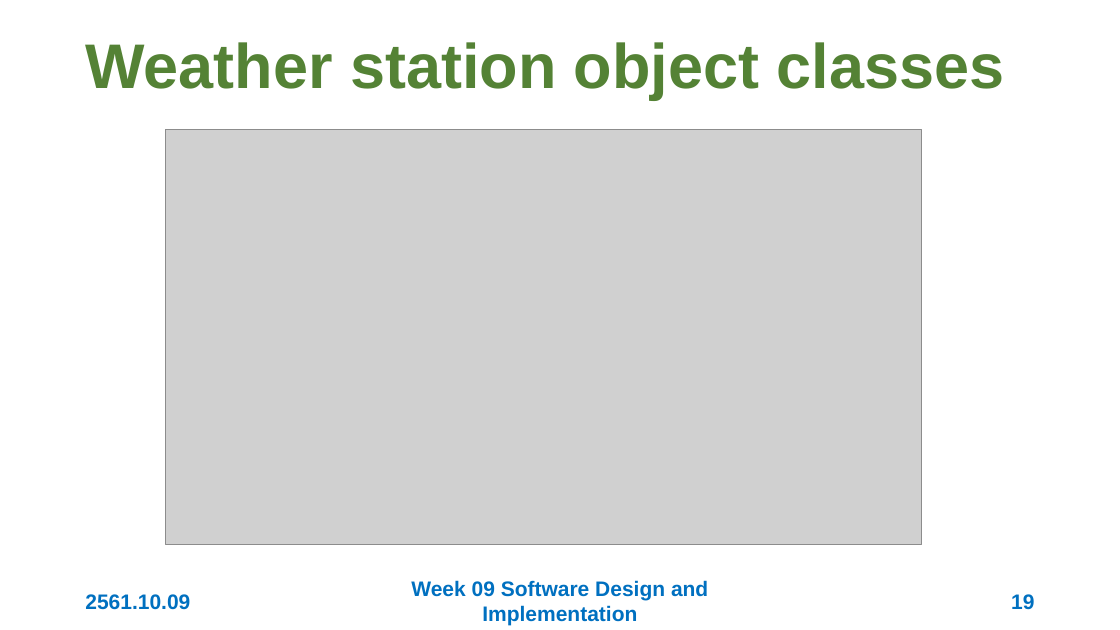
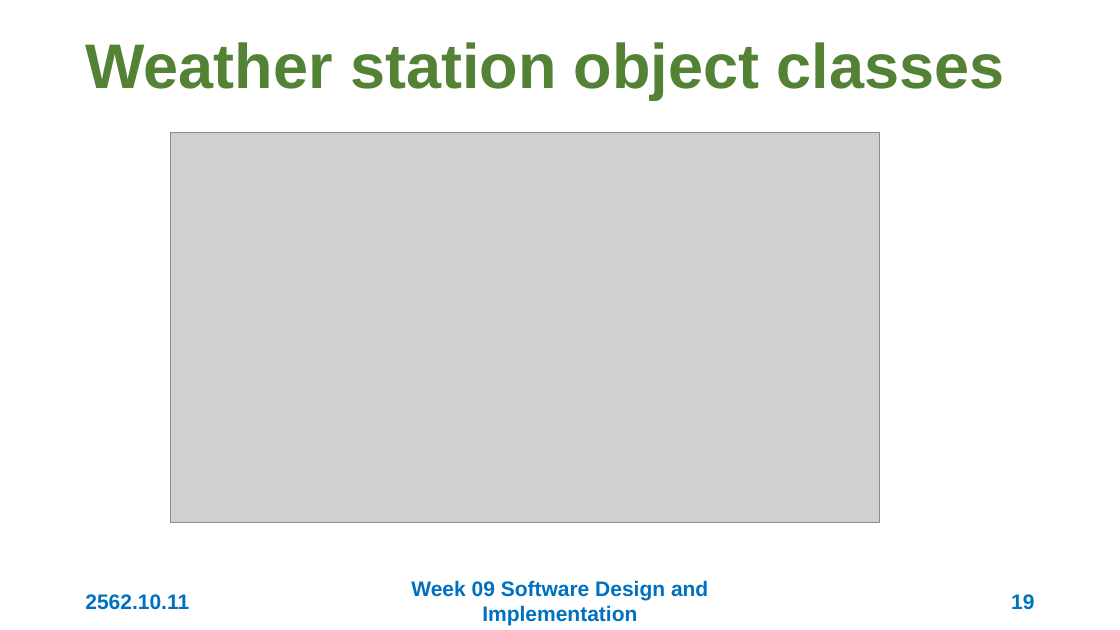
Before and after one commit to 03376806-software-engineering/Week-09-Software-Implementation, a slide deck: slide 19 of Slides/Week 09 Software Implementation.pptx. Drawn at 1120x630 pixels with LibreOffice and Linux fonts; fonts in the diff are those of the drawing; grey boxes stand for pictures. Boxes give left, top, right and bottom in pixels: in the first picture for what was removed or moved away, otherwise in the second. Text is boxed around its words. In the diff, an @@ line names an element or a change of style, - is before the commit and + after.

```diff
--- a/Slides/Week 09 Software Implementation.pptx
+++ b/Slides/Week 09 Software Implementation.pptx
@@ picture resized from (x1=166, y1=129, x2=922, y2=545) to (x1=171, y1=133, x2=880, y2=523) @@
@@ text at (x1=85, y1=594, x2=189, y2=610): text changed @@
-2561.10.09
+2562.10.11
```
Also in this commit, not shown: 57 other slides changed.
